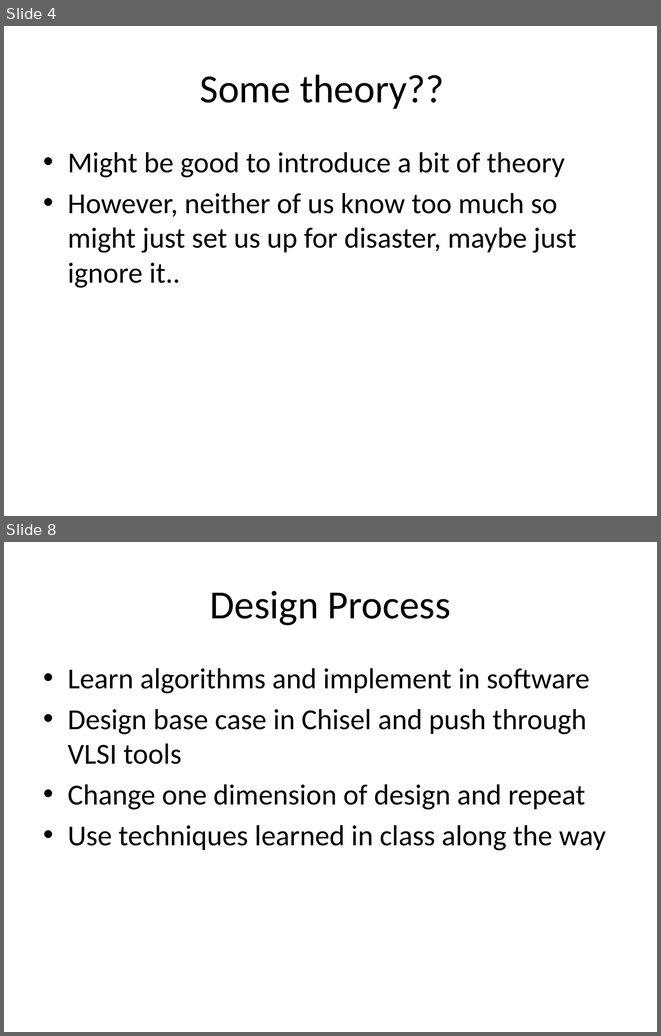
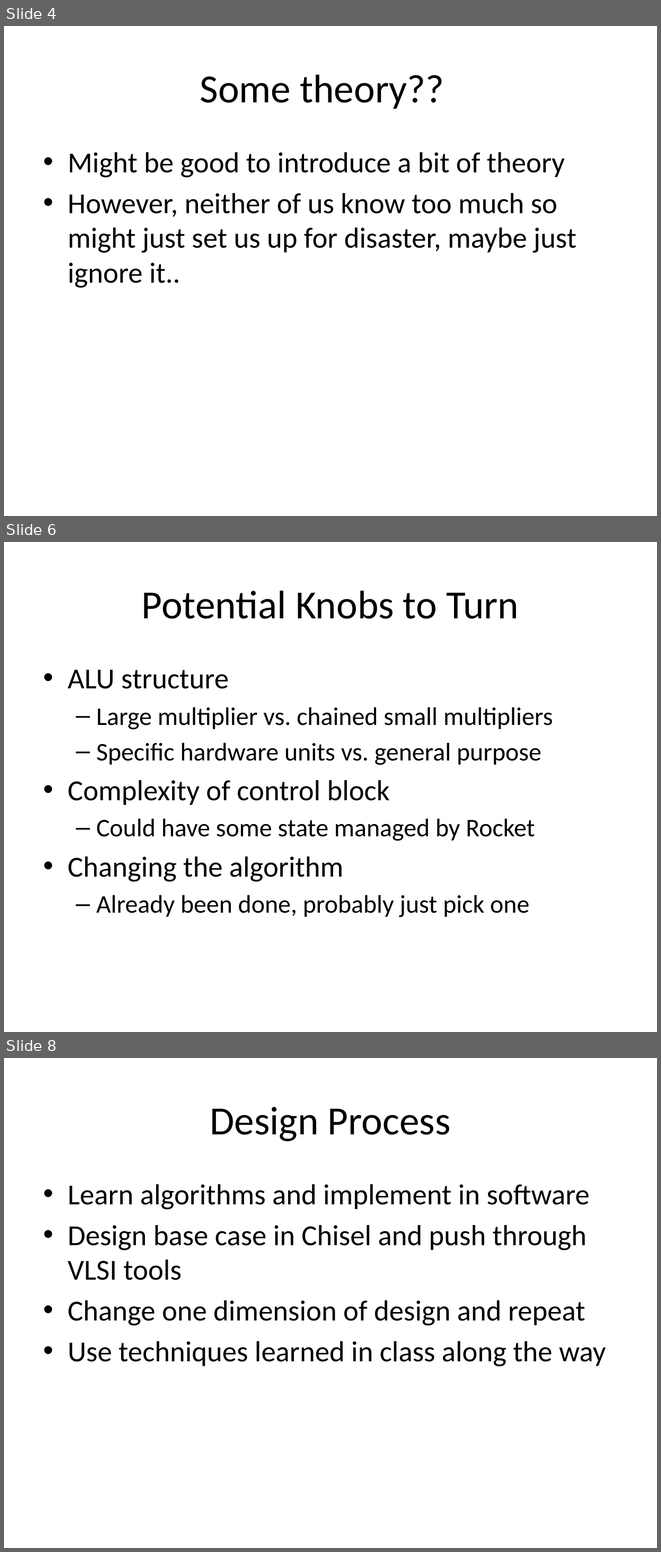
Before and after one commit to palmer-dabbelt/cs250-papers, a slide deck: cs250proposal.pptx. Shown one above the other, each under a label of ours: slides 4 and 8 before the commit, slides 4, 6 and 8 after it; the slides between them are not shown. The pictures are 661x1036 and 661x1552 pixels, drawn with LibreOffice and Linux fonts; fonts in the diff are those of the drawing. Boxes give left, top, right and bottom in pixels: in the first picture for what was removed or moved away, otherwise in the second. Text is boxed around its words. In the diff, an @@ line names an element or a change of style, - is before the commit and + after.

```diff
--- a/cs250proposal.pptx
+++ b/cs250proposal.pptx
@@ slide 6 added at bbox=[4, 542, 657, 1032], background #FFFFFF @@
@@ title added at bbox=[142, 590, 519, 619], 44 pt, text #000000 @@
+Potential Knobs to Turn
@@ text added at bbox=[68, 670, 553, 917], 28 pt, text #000000 @@
+• ALU structure
+  – Large multiplier vs. chained small multipliers
+  – Specific hardware units vs. general purpose
+• Complexity of control block
+  – Could have some state managed by Rocket
+• Changing the algorithm
+  – Already been done, probably just pick one
```
Also in this commit, not shown: 2 slides changed, 1 slide removed.
